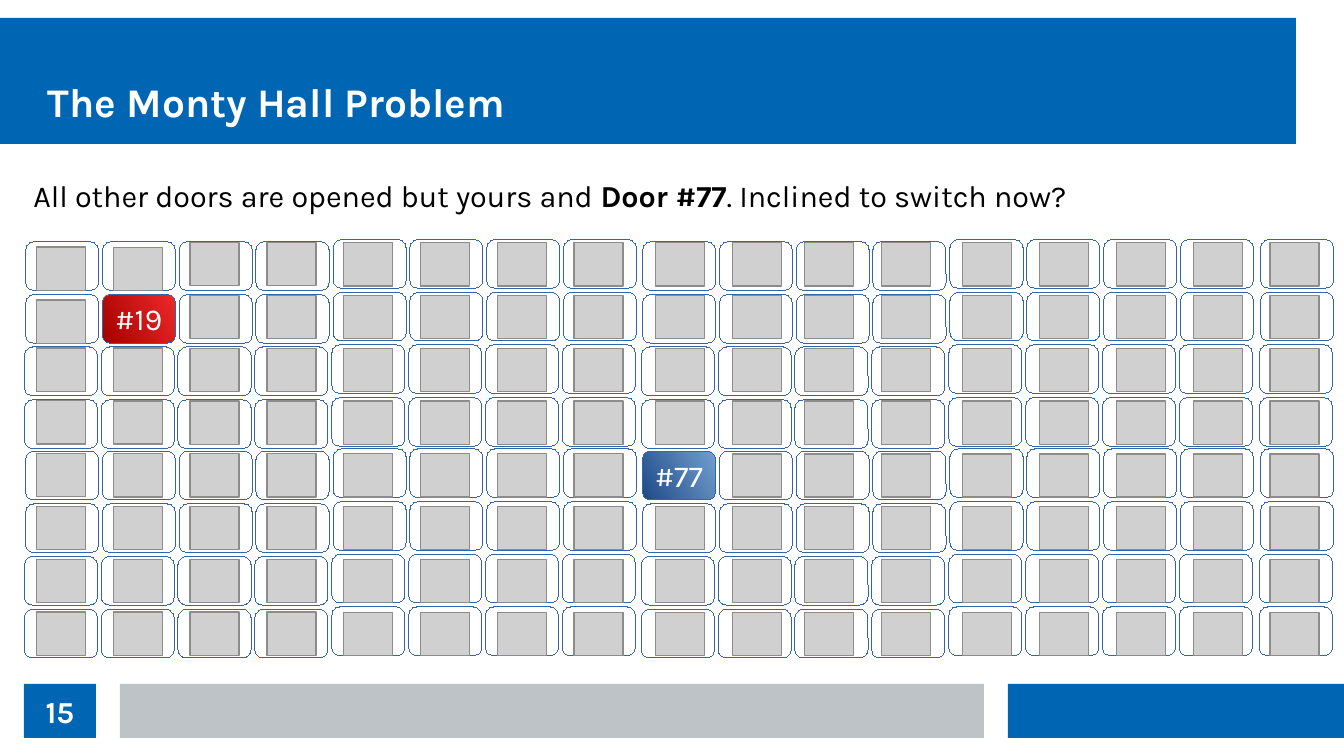
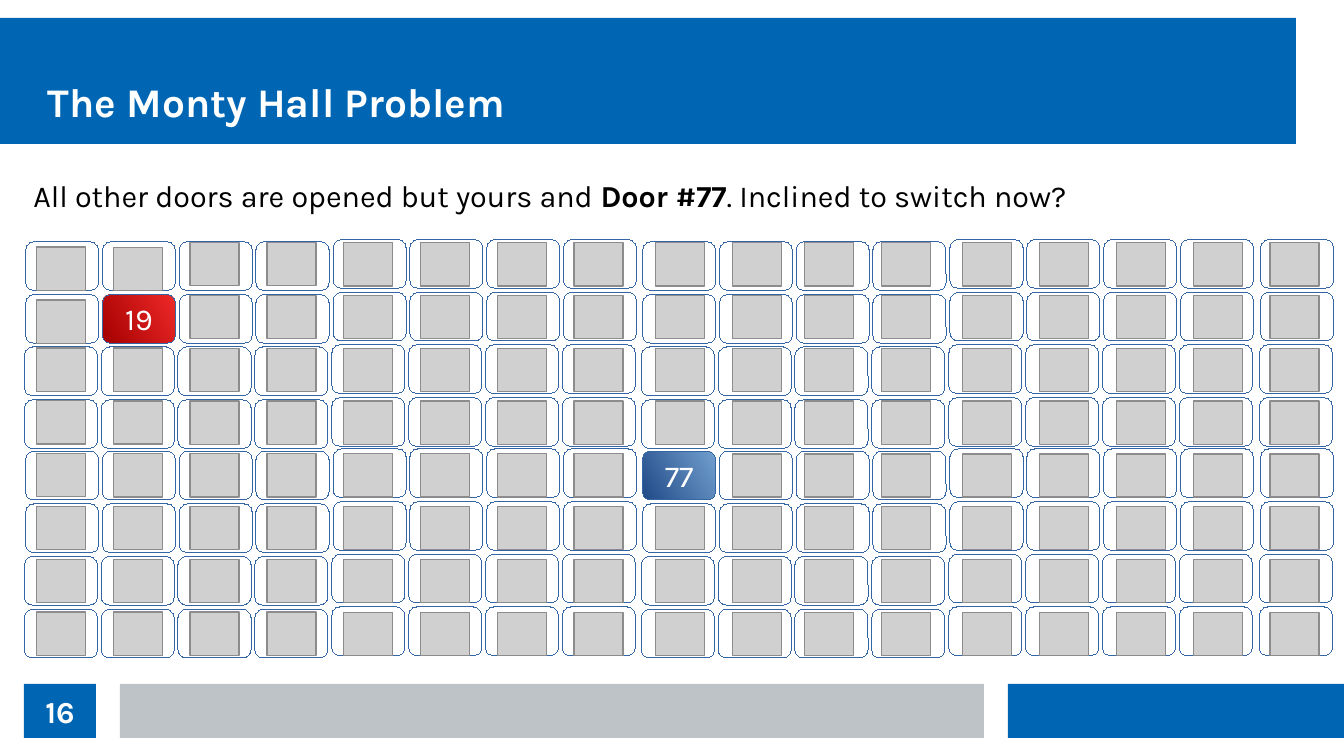
Before and after one commit to thomasnield/kotlin_data_science_talk_ChicagoJUG, a slide deck: slide 16 of kotlin_data_science_talk_chijug_slides.odp (slide 15 before the commit). Drawn at 1344x756 pixels with LibreOffice and Linux fonts; fonts in the diff are those of the drawing; grey boxes stand for pictures. Boxes give left, top, right and bottom in pixels: in the first picture for what was removed or moved away, otherwise in the second. Text is boxed around its words. In the diff, an @@ line names an element or a change of style, - is before the commit and + after.

```diff
--- a/kotlin_data_science_talk_chijug_slides.odp
+++ b/kotlin_data_science_talk_chijug_slides.odp
@@ text in rounded rectangle at <box>125,310,153,331</box>: text changed @@
-#19
+19
@@ text in rounded rectangle at <box>665,468,694,487</box>: text changed @@
-#77
+77
@@ page number at <box>45,703,74,724</box>: text changed @@
-15
+16
```
Also in this commit, not shown: 3 other slides changed, 4 slides added.
